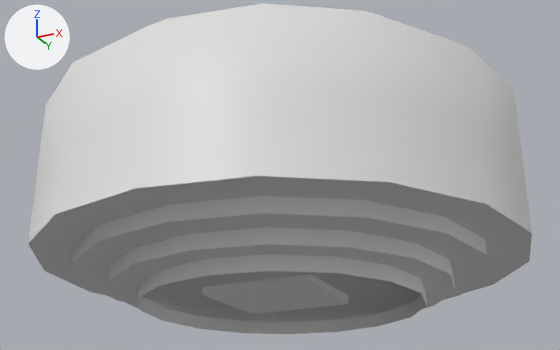
An edit to the FBX model Assets/Simon/Project2/Assets/Models/stadium.fbx, drawn before and after from the same camera.
Both versions are drawn from a camera (50 mm lens) standing at (47.8, -96.2, -25.3) and looking at (0.3, -1.2, 17.5). The lights are fixed; the arrows at upper left show +X, +Y and +Z.
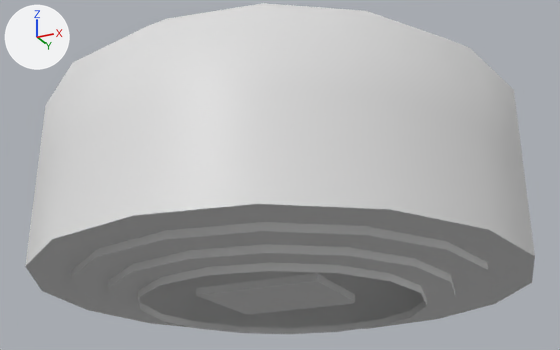
What differs and where, as boxes (x1, y1, x2, y2) in the pictures (560 x 350 px; the box of a moved part takes in the faces that stretch with it):
'Circle', reshaped: before (28, 3, 532, 334); after (25, 3, 535, 334)
part 1 of me_circle, moved or reshaped: before (202, 274, 349, 314); after (196, 273, 355, 314)
part 2 of me_circle, moved or reshaped: before (28, 88, 532, 308); after (25, 88, 535, 329)
part 3 of me_circle, moved or reshaped: before (72, 196, 489, 315); after (71, 222, 490, 327)
part 4 of me_circle, moved or reshaped: before (108, 234, 207, 320); after (108, 250, 207, 320)
part 5 of me_circle, moved or reshaped: before (337, 260, 455, 332); after (337, 274, 456, 332)
part 6 of me_circle, moved or reshaped: before (146, 298, 346, 334); after (142, 314, 345, 334)
part 7 of me_circle, moved or reshaped: before (189, 227, 450, 293); after (188, 244, 451, 293)

The change, as a diff of the scene's bpy script:
```diff
--- a/Assets/Simon/Project2/Assets/Models/stadium.fbx.py
+++ b/Assets/Simon/Project2/Assets/Models/stadium.fbx.py
@@ me_circle @@
 me_circle.from_pydata(...)  # 3317 vertices, 3180 faces; spans x -34.6..34.6, y -34.6..34.6, z -2.0..31.0
 # used by ob_circle; location = (0.0, 0.0, 0.0)
+# me_circle part 1: the loose piece of 20 vertices spanning x -8.0..8.0, y -8.2..6.0, z -1.0..0.0 is scaled about its middle by (1.13, 1, 1)
+# me_circle part 2: all 48 vertices in x -34.6..34.6, y -34.6..34.6, z 4.0..6.0 are moved by (0.0, 0.0, -3.0)
+# me_circle part 3: all 32 vertices in x -28.8..28.8, y -28.8..28.8, z 2.0 are moved by (0.0, 0.0, -2.0)
+# me_circle part 4: 10 of the vertices in x -24.0..0.0, y -24.0..0.0, z 0.0 are moved by (0.0, 0.0, -1.0)
+# me_circle part 5: 10 of the vertices in x 0.0..24.0, y 0.0..24.0, z 0.0 are moved by (0.0, 0.0, -1.0)
+# me_circle part 6: 6 of the vertices in x -22.2..-7.7, y 7.7..22.2, z 0.0 are moved by (0.0, 0.0, -1.0)
+# me_circle part 7: 6 of the vertices in x 7.7..22.2, y -22.2..-7.7, z 0.0 are moved by (0.0, 0.0, -1.0)
```
